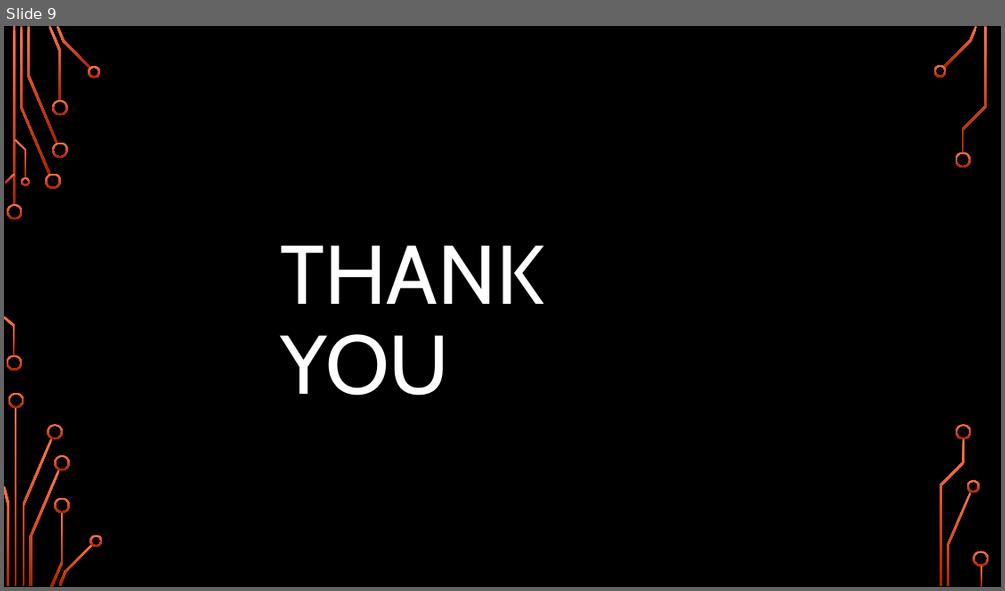
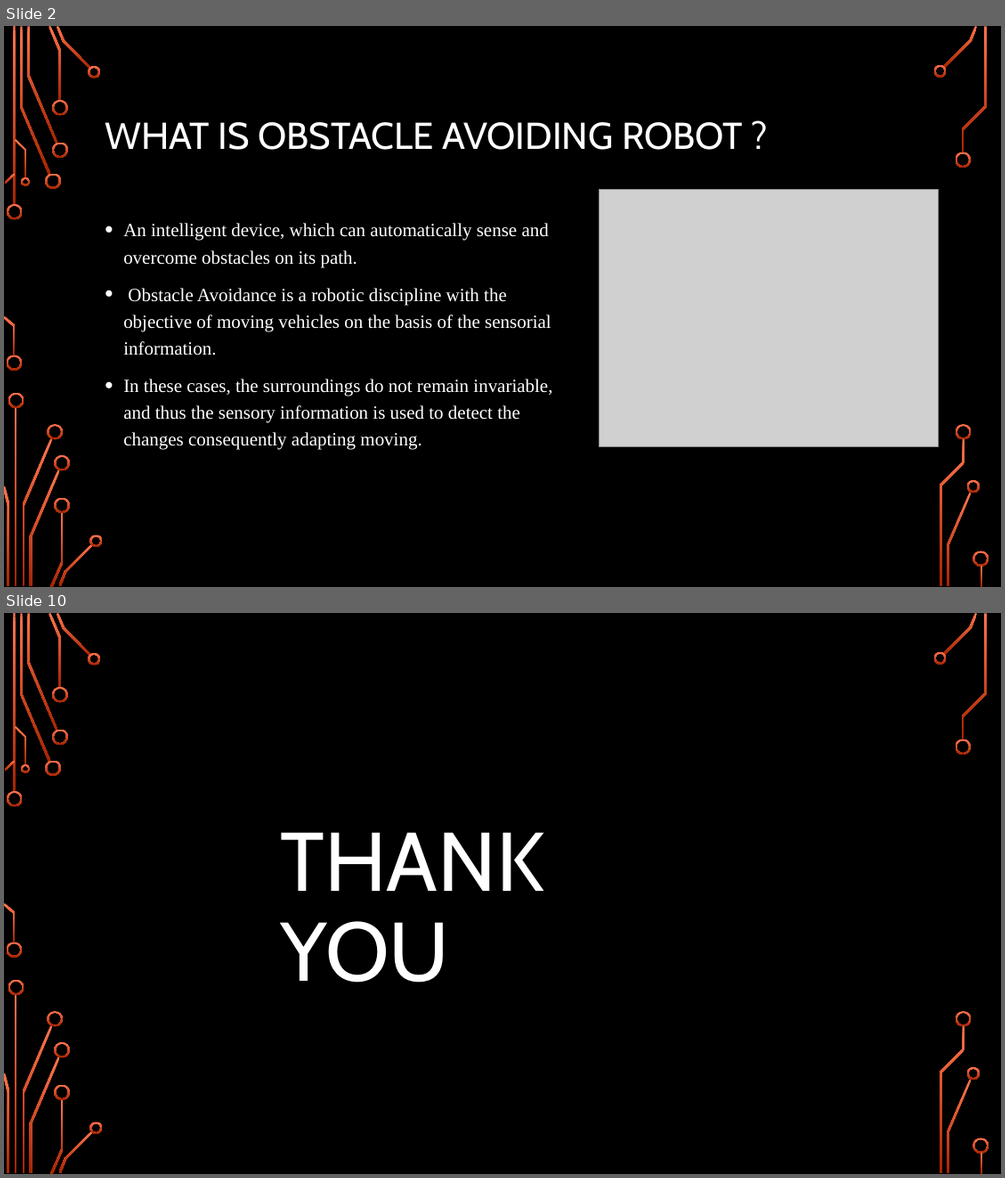
Before and after one commit to ChethanPutran/Obstacle-Avoiding-Robot, a slide deck: Obstacle Avoiding Robot.pptx. Shown one above the other, each under a label of ours: slide 9 before the commit, slides 2 and 10 after it; the slides between them are not shown. The pictures are 1005x591 and 1005x1178 pixels, drawn with LibreOffice and Linux fonts; fonts in the diff are those of the drawing; grey boxes stand for pictures; background and template pictures are left out. Boxes give left, top, right and bottom in pixels: in the first picture for what was removed or moved away, otherwise in the second. Text is boxed around its words. In the diff, an @@ line names an element or a change of style, - is before the commit and + after.

```diff
--- a/Obstacle Avoiding Robot.pptx
+++ b/Obstacle Avoiding Robot.pptx
@@ slide 2 added at (4, 26, 1001, 587), background picture (left out); not listed: 36 template elements that a slide beside it also shows @@
@@ title added at (105, 122, 743, 150), 36 pt, text #FFFFFF @@
+WHAT IS OBSTACLE AVOIDING ROBOT ?
@@ picture added at (599, 190, 938, 446) @@
@@ text added at (123, 223, 552, 450), 18 pt, text #FFFFFF @@
+• An intelligent device, which can automatically sense and overcome obstacles on its path.
+• Obstacle Avoidance is a robotic discipline with the objective of moving vehicles on the basis of the sensorial information.
+• In these cases, the surroundings do not remain invariable, and thus the sensory information is used to detect the changes consequently adapting moving.
@@ what was slide 9 is now slide 10 @@
```
Also in this commit, not shown: 7 slides changed, 1 other slide added, 1 slide removed, 35 other files.
